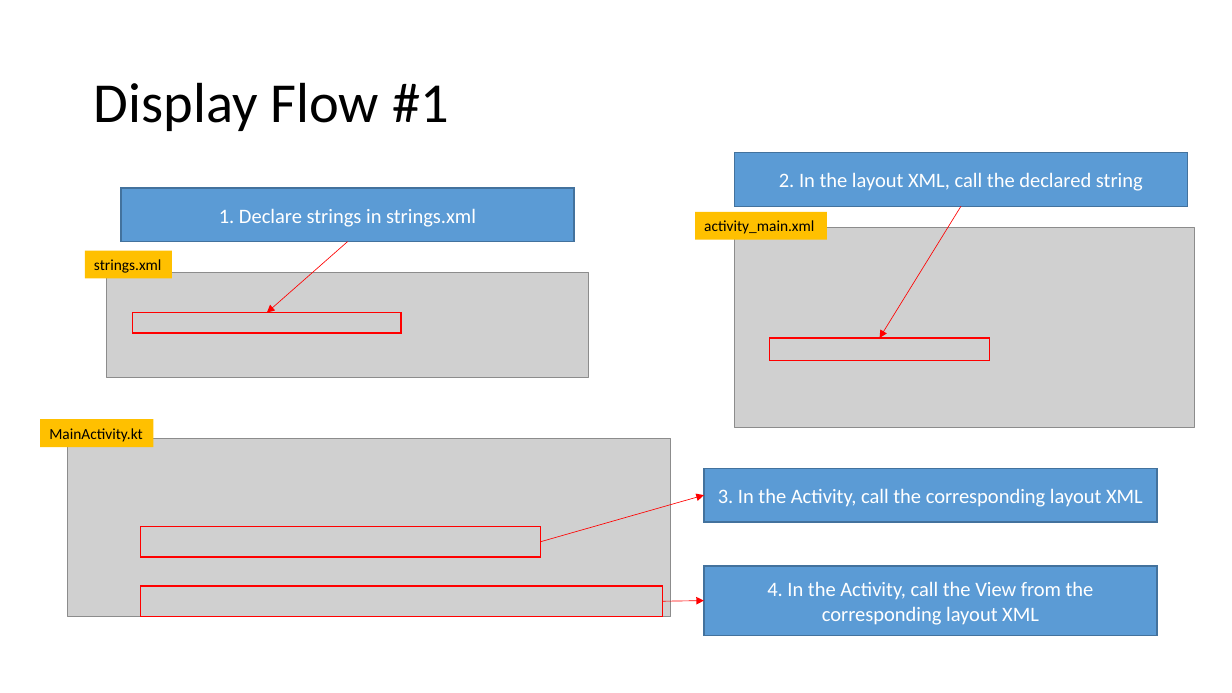
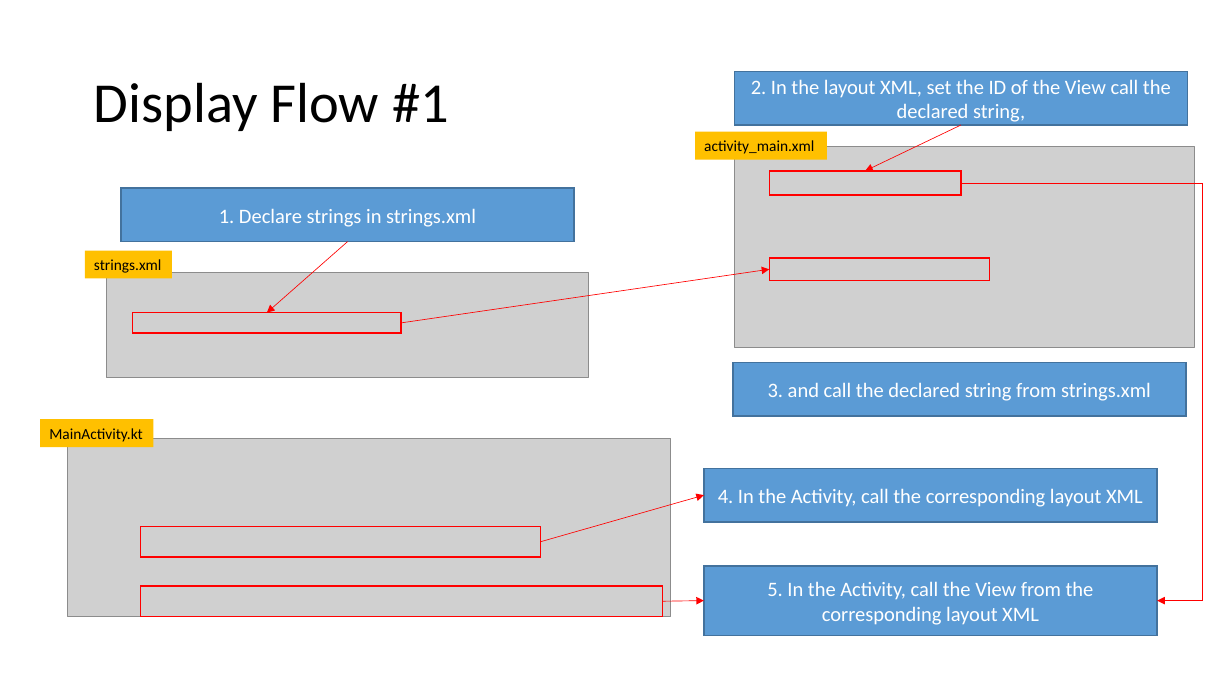
Before and after one commit to joellecorliss/Associate-Android-Developer, a slide deck: slide 42 of Android Basics in Kotlin.pptx (slide 35 before the commit). Drawn at 1232x693 pixels with LibreOffice and Linux fonts; fonts in the diff are those of the drawing; grey boxes stand for pictures. Boxes give left, top, right and bottom in pixels: in the first picture for what was removed or moved away, otherwise in the second. Text is boxed around its words. In the diff, an @@ line names an element or a change of style, - is before the commit and + after.

Commit message:
Updated slides

```diff
--- a/Android Basics in Kotlin.pptx
+++ b/Android Basics in Kotlin.pptx
@@ text in rectangle at [751,79,1171,122]: text changed @@
-2. In the layout XML, call the declared string
+2. In the layout XML, set the ID of the View call the declared string,
@@ arrow moved from (961, 206) - (880, 338) to (961, 125) - (865, 171) @@
@@ rectangle added at [770,171,961,195], outline #FF0000 1 pt @@
@@ elbow arrow added from (961, 183) to (1157, 601), #FF0000 0.5 pt @@
@@ arrow added from (401, 323) to (770, 269), #FF0000 0.5 pt @@
@@ 3 rectangles, 1 picture: place and size @@
-3 rectangles, 1 picture at [695,152,1195,428]
+3 rectangles, 1 picture at [695,71,1195,348]
@@ rectangle added at [733,362,1186,416], fill #5B9BD5, outline #43739E 1 pt, 16 pt, text #FFFFFF @@
+3. and call the declared string from strings.xml
@@ text in rectangle at [718,488,1143,507]: text changed @@
-3. In the Activity, call the corresponding layout XML
+4. In the Activity, call the corresponding layout XML
@@ text in rectangle at [767,581,1094,625]: text changed @@
-4. In the Activity, call the View from the corresponding layout XML
+5. In the Activity, call the View from the corresponding layout XML
```
Also in this commit, not shown: 3 other slides changed, 7 slides added.
